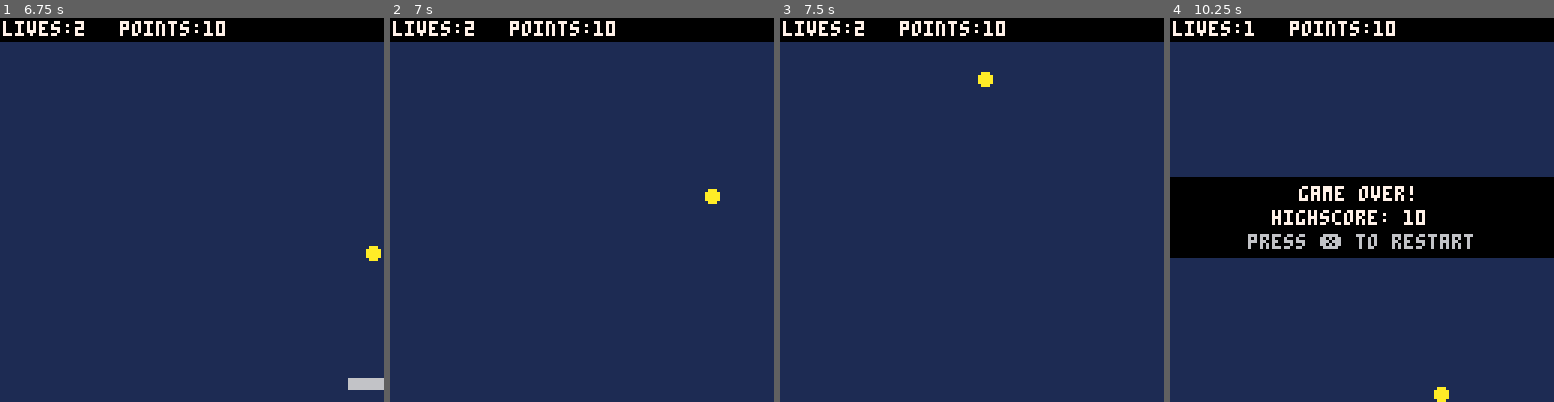
Above: before the commit, frames 1-4 (left to right).
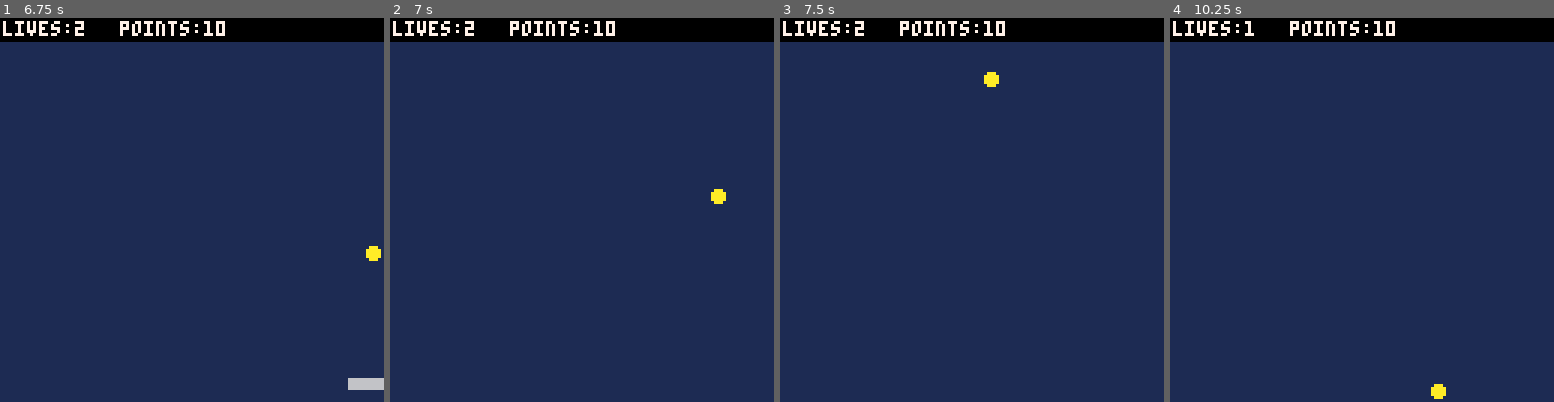
Above: after the commit, the same moments.

Repository: JaelinFord/breakout
Game: PICO-8 cartridge game.p8
Two runs of this game, one before a commit and one after it. Both use one fixed random seed, a clock stepped at 60 frames per second and the inputs below.
Inputs:
- Up to frame 1 (6.75 s): tap X (X key) at 0.33, 1.07, 1.85, 2.97, 4.08, 5.2, 6.32 s; hold Right 1.6-2.1 s; hold Right 2.47-3.03 s; hold Left 3.08-3.58 s; hold Right 4.02-4.68 s; hold Left 5.08-5.68 s; hold Right 6.08-6.58 s; hold Right from 6.63 s (still down)
- Up to frame 2 (7 s): keep holding Right
- Up to frame 3 (7.5 s): release Right at 7.13 s; tap X (X key) at 7.43 s
- Up to frame 4 (10.25 s): hold Right 7.5-8.07 s; hold Left 8.12-8.62 s; tap X (X key) at 8.55, 9.67 s; hold Right 9.05-9.72 s; hold Left from 10.12 s (still down)

Frame 1 is identical in both runs. In frame 2, 0.1% of the frame differs, in the area x 82-88%, y 44-49%; in frame 3, 0.1%; in frame 4, 21%, in the area x 0-100%, y 41-100%.

Commit message:
Add formating

Diff:
--- a/ball.lua
+++ b/ball.lua
@@ -1,14 +1,14 @@
 -- Initialize ball
-function BINIT()
+function binit()
 	-- Set the radius of the ball
 	BALL_R = 2
 	-- Set the change in radius per update (not currently used in this code)
 	BALL_DR = 0.5
-	SERVEBALL()
+	serveball()
 end
 
 -- Update ball logic
-function BUPDATE()
+function bupdate()
 	-- Declare variables for the ball's next position
 	local nextx, nexty
 
@@ -18,18 +18,18 @@
 
 	-- Make ball bounce when it hits the edge of the screen
 	-- Check for horizontal collision with the screen edges (left and right)
-	if nextx > 125 or nextx < 3 then
+	if nextx > (128 - BALL_R) or nextx < BALL_R then
 		-- Clamp the ball's x-position to stay within the screen bounds
-		nextx = mid(0, nextx, 127)
+		nextx = mid(BALL_R, nextx, 128 - BALL_R)
 		-- Reverse the horizontal velocity to make the ball bounce
 		BALL_DX = -BALL_DX
 		-- Play sound effect 0 for a wall bounce
 		sfx(0)
 	end
 	-- Check for vertical collision with the screen edges (top and bottom)
-	if nexty < 11 then
+	if nexty < (7 + BALL_R) then
 		-- Clamp the ball's y-position to stay within the screen bounds
-		nexty = mid(0, nexty, 127)
+		nexty = 7 + BALL_R
 		-- Reverse the vertical velocity to make the ball bounce
 		BALL_DY = -BALL_DY
 		-- Play sound effect 0 for a wall bounce
@@ -37,7 +37,7 @@
 	end
 
 	-- Check if the ball collides with the paddle using a bounding box check
-	if BALL_BOX(nextx, nexty, PAD_X, PAD_Y, PAD_W, PAD_H) then
+	if ball_box(nextx, nexty, PAD_X, PAD_Y, PAD_W, PAD_H) then
 		-- If a collision is detected, handle the deflection
 		-- Find out the direction to deflect the ball (horizontal or vertical)
 		if deflx_ballbox(BALL_X, BALL_Y, BALL_DX, BALL_DY, PAD_X, PAD_Y, PAD_W, PAD_H) then
@@ -60,21 +60,21 @@
 		sfx(2)
 		LIVES -= 1
 		if LIVES == 0 then
-			GAMEOVER()
+			gameover()
 		else
-			SERVEBALL()
+			serveball()
 		end
 	end
 end
 
 -- Draw ball
-function BDRAW()
+function bdraw()
 	-- Draw a filled circle for the ball at its current position
 	circfill(BALL_X, BALL_Y, BALL_R, 10)
 end
 
 -- ============================================================================================= --
-function SERVEBALL()
+function serveball()
 	-- Set the initial x-coordinate of the ball
 	BALL_X = 5
 	-- Set the initial y-coordinate of the ball
@@ -86,7 +86,7 @@
 end
 
 -- Bounding box collision check
-function BALL_BOX(bx, by, BOX_X, BOX_Y, BOX_W, BOX_H)
+function ball_box(bx, by, BOX_X, BOX_Y, BOX_W, BOX_H)
 	-- Checks for a collision of the ball with a rectangle
 	-- These are separation axis tests. If any of these conditions are true, there is no collision.
 	-- Check if the ball is below the box
--- a/gamestates/game.lua
+++ b/gamestates/game.lua
@@ -1,17 +1,17 @@
 -- Initializes and updates the ball and paddle
-function UPDATE_GAME()
-	BUPDATE()
-	PUPDATE()
+function update_game()
+	bupdate()
+	pupdate()
 end
 
 -- Draws the main game graphics
-function DRAW_GAME()
+function draw_game()
 	-- Draws a solid-color background for the game
 	cls(1)
 	-- Draws the ball
-	BDRAW()
+	bdraw()
 	-- Draws the paddle
-	PDRAW()
+	pdraw()
 
 	rectfill(0, 0, 128, 7, 0)
 	print("lives:" .. LIVES, 1, 1, 7)
--- a/gamestates/gameover.lua
+++ b/gamestates/gameover.lua
@@ -1,11 +1,11 @@
-function UPDATE_GAMEOVER()
+function update_gameover()
 	if btn(5) then
-		STARTGAME()
+		startgame()
 	end
 end
 
 -- Draws the game over screen graphics
-function DRAW_GAMEOVER()
+function draw_gameover()
 	-- Prints the "game over" message and highscore
 	rectfill(0, 53, 128, 79, 0)
 	print("game over!", 43, 56, 7)
@@ -13,6 +13,6 @@
 	print("press ❎ to restart", 26, 72, 6)
 end
 
-function GAMEOVER()
+function gameover()
 	MODE = "gameover"
 end
--- a/gamestates/start.lua
+++ b/gamestates/start.lua
@@ -1,28 +1,26 @@
 -- Defines the function to initialize and start the game
-function UPDATE_START()
+function update_start()
 	-- Checks if the player has pressed the 'X' button (button 5)
 	if btn(5) then
 		-- If the button is pressed, start the game
-		STARTGAME()
-	end
-
-	-- Defines the function to initialize and start the game
-	function STARTGAME()
-		-- Changes the game mode to "game"
-		MODE = "game"
-		-- Initializes the ball and paddle
-		BINIT()
-		PINIT()
-		LIVES = 3
-		POINTS = 0
+		startgame()
 	end
 end
 
 -- Draws the start screen graphics
-function DRAW_START()
-	-- Clears the screen
-	cls()
+function draw_start()
 	-- Prints the game title and instructions to start the game
 	print("pico-8 breakout!", 33, 60, 7)
 	print("press ❎ to start", 30, 68, 11)
 end
+
+-- Defines the function to initialize and start the game
+function startgame()
+	-- Changes the game mode to "game"
+	MODE = "game"
+	-- Initializes the ball and paddle
+	binit()
+	pinit()
+	LIVES = 3
+	POINTS = 0
+end
--- a/main.lua
+++ b/main.lua
@@ -10,14 +10,11 @@
 function _update60()
 	-- Checks the current game mode and calls the appropriate update function
 	if MODE == "game" then
-		-- Updates game logic
-		UPDATE_GAME()
+		update_game()
 	elseif MODE == "start" then
-		-- Updates logic for the start screen
-		UPDATE_START()
+		update_start()
 	elseif MODE == "gameover" then
-		-- Updates logic for the game over screen
-		UPDATE_GAMEOVER()
+		update_gameover()
 	end
 end
 
@@ -25,13 +22,10 @@
 function _draw()
 	-- Checks the current game mode and calls the appropriate draw function
 	if MODE == "game" then
-		-- Draws all game elements
-		DRAW_GAME()
+		draw_game()
 	elseif MODE == "start" then
-		-- Draws the start screen
-		DRAW_START()
+		draw_start()
 	elseif MODE == "gameover" then
-		--Draws the game over screen
-		DRAW_GAMEOVER()
+		draw_gameover()
 	end
 end
--- a/paddle.lua
+++ b/paddle.lua
@@ -1,5 +1,5 @@
 -- Initialize player
-function PINIT()
+function pinit()
 	-- Set the initial X position of the paddle
 	PAD_X = 52
 	-- Set the initial Y position of the paddle
@@ -15,7 +15,7 @@
 end
 
 -- Update player logic
-function PUPDATE()
+function pupdate()
 	-- A flag to check if any button is currently being pressed
 	local buttpress = false
 	-- Check for left button press
@@ -42,7 +42,7 @@
 end
 
 -- Draw the paddle
-function PDRAW()
+function pdraw()
 	-- Draw a filled rectangle for the paddle using its properties
 	rectfill(PAD_X, PAD_Y, PAD_X + PAD_W, PAD_Y + PAD_H, PAD_C)
 end
